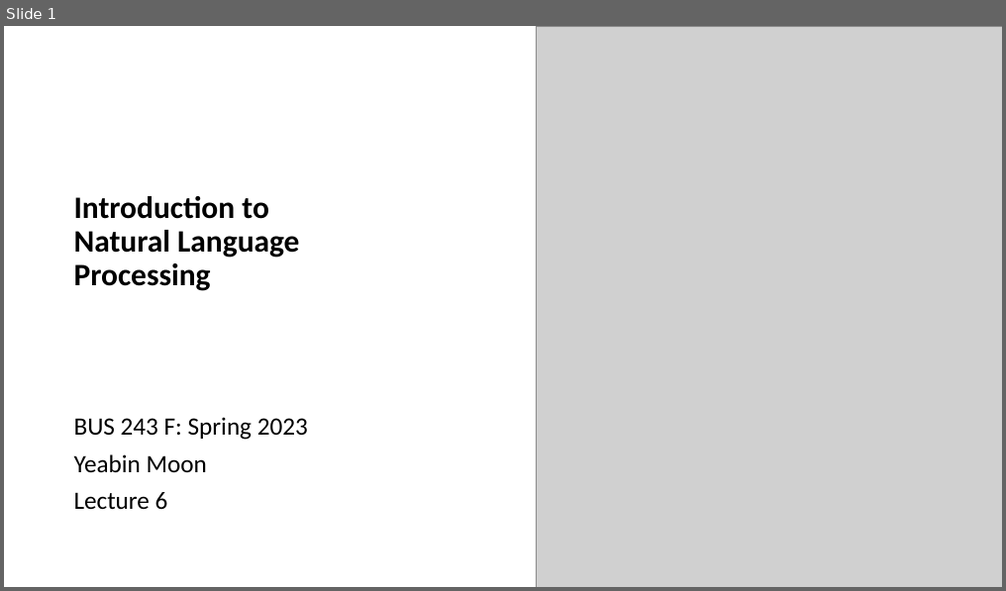
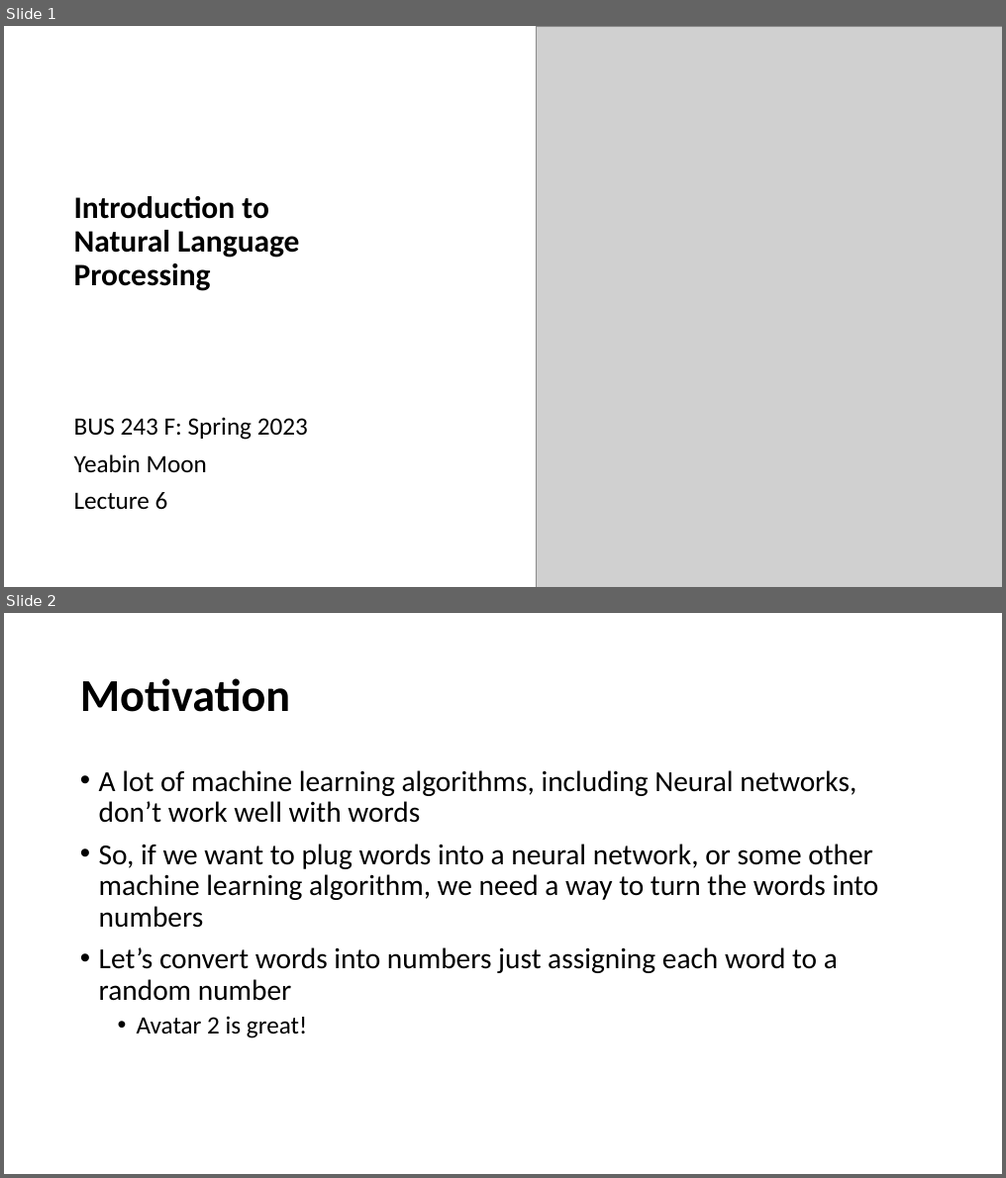
Before and after one commit to YeabinMoonEcon/BUS211, a slide deck: BUS243_NLP/lecture_notes/Lecture6_2.pptx. Shown one above the other, each under a label of ours: slide 1 before the commit, slides 1 and 2 after it. The pictures are 1006x591 and 1006x1178 pixels, drawn with LibreOffice and Linux fonts; fonts in the diff are those of the drawing; grey boxes stand for pictures. Boxes give left, top, right and bottom in pixels: in the first picture for what was removed or moved away, otherwise in the second. Text is boxed around its words. In the diff, an @@ line names an element or a change of style, - is before the commit and + after.

```diff
--- a/BUS243_NLP/lecture_notes/Lecture6_2.pptx
+++ b/BUS243_NLP/lecture_notes/Lecture6_2.pptx
@@ slide 2 added at [4, 613, 1002, 1174], background #FFFFFF @@
@@ title added at [80, 678, 290, 712], 44 pt, text #000000, bold @@
+Motivation
@@ text added at [99, 770, 879, 1039], 28 pt, text #000000 @@
+• A lot of machine learning algorithms, including Neural networks, don’t work well with words
+• So, if we want to plug words into a neural network, or some other machine learning algorithm, we need a way to turn the words into numbers
+• Let’s convert words into numbers just assigning each word to a random number
+  • Avatar 2 is great!
```
Also in this commit, not shown: 91 other slides added, 12 slides removed, 2 other files.
